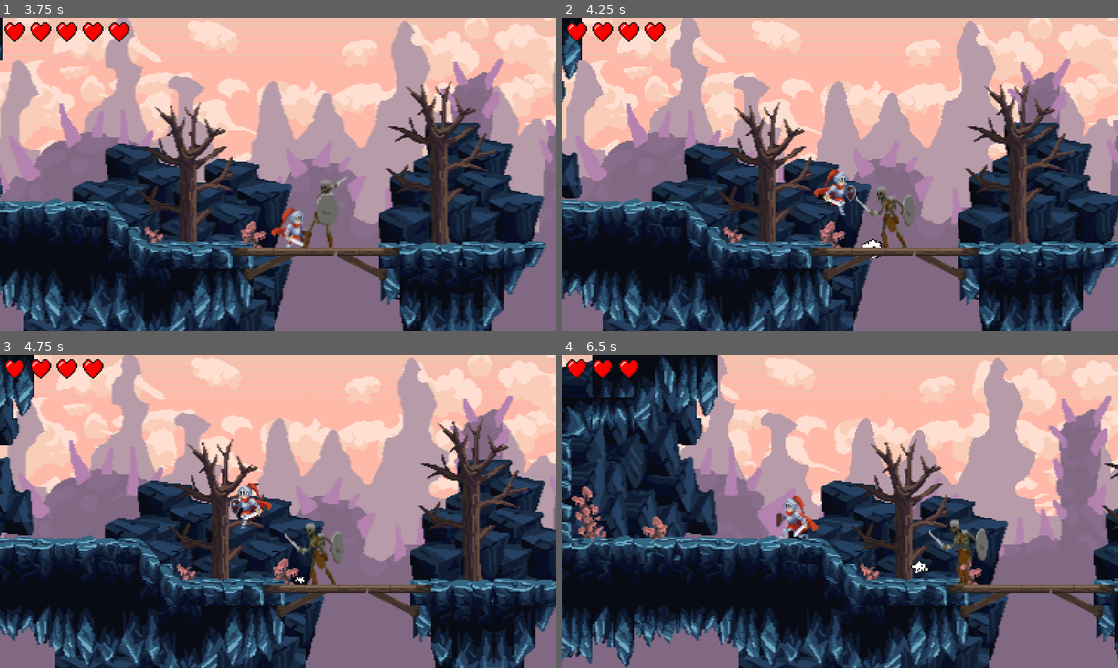
Above: before the commit, frames 1-4 (two rows, left to right).
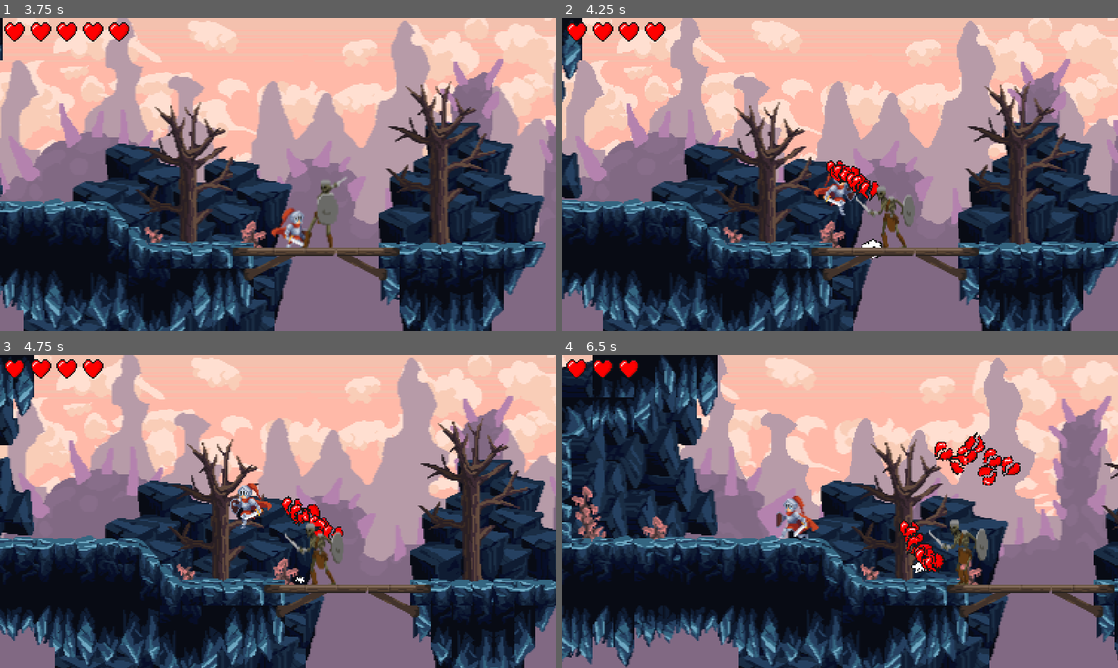
Above: after the commit, the same moments.

Repository: PITT1/Platform-game
Game: Godot game, scene res://world.tscn
Same seed, same stepped clock (60 frames per second), same inputs: the game is played once before the commit and once after it.
Inputs:
- Up to frame 1 (3.75 s): hold Right (right) 0.53-2.03 s; tap C (atack) at 0.6 s; tap X (jump) at 0.77, 1.52, 3.02 s; tap Z (dash) at 1.35 s; hold Left (left) 2.03-2.78 s; hold D (latch) 2.03-2.78 s; hold Right (right) from 2.78 s (still down); tap Space (roll) at 2.85 s; hold A (run) from 3.53 s (still down)
- Up to frame 2 (4.25 s): keep holding Right (right); keep holding A (run); tap X (jump) at 3.77 s
- Up to frame 3 (4.75 s): release Right (right) at 4.28 s; release A (run) at 4.28 s; hold Left (left) from 4.28 s (still down); tap V (twirl) at 4.35 s; tap X (jump) at 4.52 s
- Up to frame 4 (6.5 s): release Left (left) at 5.03 s; hold Right (right) 5.03-5.78 s; tap C (atack) at 5.1 s; hold Left (left) from 5.78 s (still down); tap Z (dash) at 5.85 s; tap X (jump) at 6.02 s

Frame 1 is identical in both runs. In frame 2, 0.5% of the frame differs, in the area x 47-58%, y 45-59%; in frame 3, 0.6%; in frame 4, 1.5%, in the area x 60-83%, y 24-70%.

Commit message:
particulas de corazon al perder vidas

Diff:
--- /dev/null
+++ b/particles/live_destroy_particle.gd
@@ -0,0 +1,6 @@
+extends CPUParticles2D
+
+
+# Called when the node enters the scene tree for the first time.
+func _ready() -> void:
+	emitting = true
--- /dev/null
+++ b/particles/live_destroy_particle.tscn
@@ -0,0 +1,29 @@
+[gd_scene load_steps=4 format=3 uid="uid://c36pnjfbed1xx"]
+
+[ext_resource type="Texture2D" uid="uid://dmfnpcw017uxl" path="res://images/livebroken.png" id="1_jajwa"]
+[ext_resource type="Script" path="res://particles/live_destroy_particle.gd" id="2_mndaf"]
+
+[sub_resource type="Curve" id="Curve_mppyq"]
+_data = [Vector2(0, 0), 0.0, 0.0, 0, 0, Vector2(0.0534979, 1), 0.0, 0.0, 0, 0, Vector2(0.55144, 1), 0.0, 0.0, 0, 0, Vector2(1, 0), 0.0, 0.0, 0, 0]
+point_count = 4
+
+[node name="live_destroy_particle" type="CPUParticles2D"]
+texture_filter = 1
+emitting = false
+amount = 1
+lifetime = 1.5
+one_shot = true
+speed_scale = 0.3
+explosiveness = 1.0
+texture = ExtResource("1_jajwa")
+direction = Vector2(0, 1)
+spread = 17.51
+gravity = Vector2(0, -300)
+initial_velocity_min = 53.44
+initial_velocity_max = 114.5
+angular_velocity_min = -395.72
+angular_velocity_max = 241.83
+orbit_velocity_min = 0.5
+orbit_velocity_max = 0.6
+scale_amount_curve = SubResource("Curve_mppyq")
+script = ExtResource("2_mndaf")
--- a/player.tscn
+++ b/player.tscn
@@ -6,6 +6,7 @@
 [ext_resource type="Texture2D" uid="uid://d3m4mnw345uq1" path="res://player_sprites/JUMP.png" id="2_87p7r"]
 [ext_resource type="PackedScene" uid="uid://cy782hski8pw6" path="res://particles/jump_particles.tscn" id="2_lxma3"]
 [ext_resource type="Texture2D" uid="uid://7b3atre2r4ng" path="res://player_sprites/ATTACK 2.png" id="3_0gmvs"]
+[ext_resource type="PackedScene" uid="uid://c36pnjfbed1xx" path="res://particles/live_destroy_particle.tscn" id="3_4l27k"]
 [ext_resource type="Texture2D" uid="uid://b3pwxwccnac1a" path="res://player_sprites/IDLE.png" id="3_mymbs"]
 [ext_resource type="Texture2D" uid="uid://dkydu8aj71h8l" path="res://player_sprites/RUN.png" id="4_lpi8c"]
 [ext_resource type="Texture2D" uid="uid://ddx5euquruxyh" path="res://player_sprites/ATTACK 3.png" id="4_o2w5e"]
@@ -610,6 +611,7 @@
 falling = true
 lives = 5
 jump_particles = ExtResource("2_lxma3")
+broken_heart_particles = ExtResource("3_4l27k")
 
 [node name="CollisionShape2D" type="CollisionShape2D" parent="CharacterBody2D"]
 position = Vector2(1, 2.5)
--- a/playerScript.gd
+++ b/playerScript.gd
@@ -121,6 +121,7 @@
 @export var lives: int = 10
 @export_category("particles")
 @export var jump_particles: PackedScene
+@export var broken_heart_particles: PackedScene
 var gettingHit = false
 
 
@@ -741,6 +742,9 @@
 
 func gettingHitAnimation():
 	if gettingHit:
+		var brokenHeartsInstantiated = broken_heart_particles.instantiate()
+		add_sibling(brokenHeartsInstantiated)
+		brokenHeartsInstantiated.global_position = global_position + Vector2(0, 0)
 		set_modulate(Color(100, 100, 100))
 		await get_tree().create_timer(0.1).timeout
 		set_modulate(Color(1, 1, 1))
Binary file added: images/livebroken.png
Not shown, added: images/livebroken.png.import
Not shown: 1 places in player.tscn that only renumber resources
